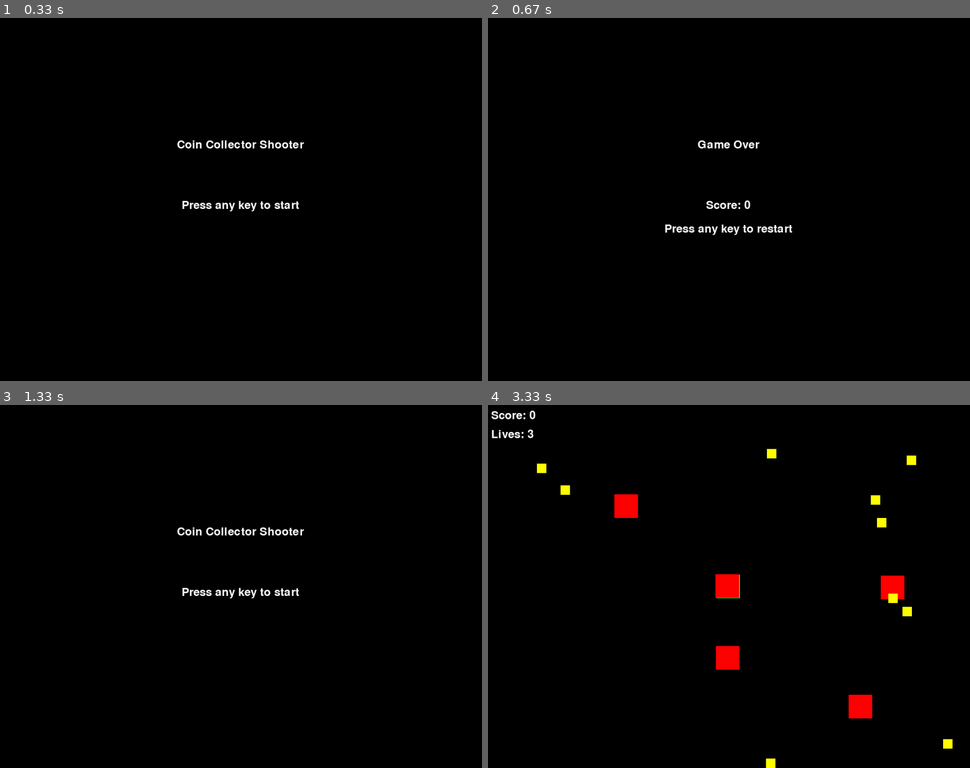
Above: before the commit, frames 1-4 (two rows, left to right).
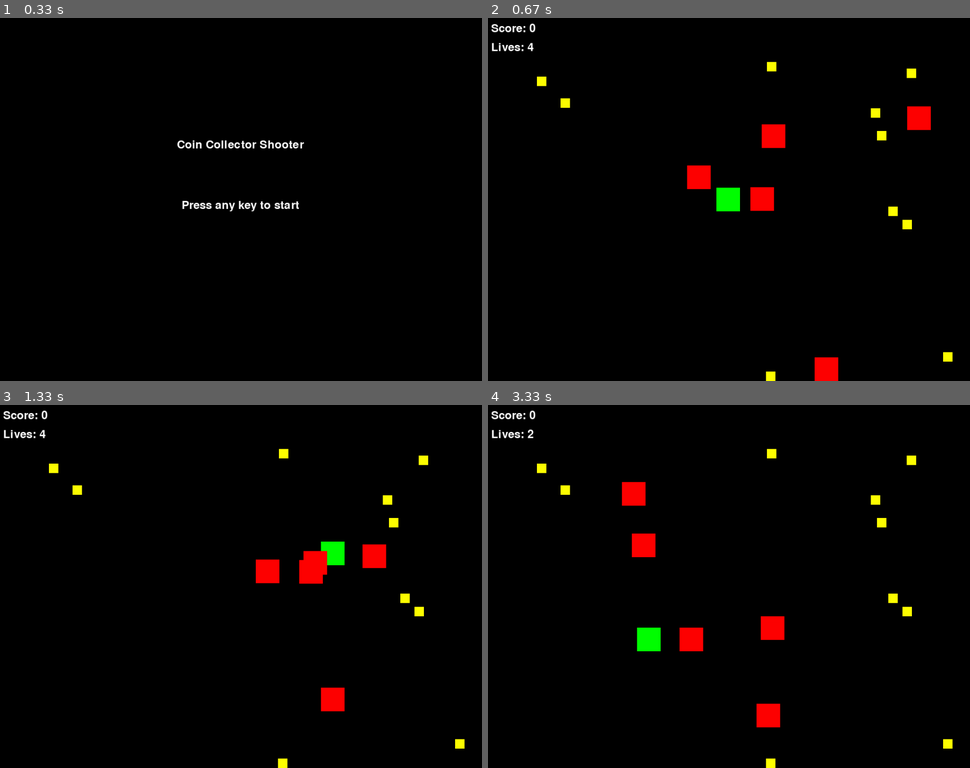
Above: after the commit, the same moments.

Repository: cclintonn/Pygame-Collectem
Game: pygame game, started from Main.py
The game is run twice, just before and just after one commit, with the same random seed, the same clock (stepped at 60 frames per second) and the same inputs.
Inputs:
- Up to frame 1 (0.33 s): no input
- Up to frame 2 (0.67 s): tap Enter at 0.33 s
- Up to frame 3 (1.33 s): hold Right 0.67-1.13 s; hold Up from 1.17 s (still down)
- Up to frame 4 (3.33 s): release Up at 1.47 s; hold Right 1.5-1.97 s; hold Left 2-2.53 s; hold Down 2.57-2.87 s; hold Left 2.9-3.3 s

Frame 1 is identical in both runs. In frame 2, 3.3% of the frame differs, in the area x 0-97%, y 1-100%; in frame 3, 3.2%; in frame 4, 3.4%, in the area x 8-87%, y 6-89%.

Commit message:
Final Revision

Diff:
--- a/Main.py
+++ b/Main.py
@@ -29,8 +29,10 @@
         self.image.fill((0, 255, 0))
         self.rect = self.image.get_rect()
         self.rect.center = (SCREEN_WIDTH // 2, SCREEN_HEIGHT // 2)
-        self.speed = 7 # Change speed
-        self.lives = 5 # Player starts with 5 lives
+        self.speed = 7
+        self.lives = 5
+        self.invincible = False
+        self.invincibility_timer = 0
 
     def update(self):
         keys = pygame.key.get_pressed()
@@ -53,6 +55,16 @@
         if self.rect.bottom > SCREEN_HEIGHT:
             self.rect.bottom = SCREEN_HEIGHT
 
+        # Manage invincibility frames
+        if self.invincible:
+            self.invincibility_timer -= 1
+            if self.invincibility_timer <= 0:
+                self.invincible = False
+
+    def become_invincible(self, duration):
+        self.invincible = True
+        self.invincibility_timer = duration
+
 # Enemy and Coin classes (same as before)
 class Enemy(pygame.sprite.Sprite):
     def __init__(self):
@@ -75,19 +87,6 @@
         if self.rect.y > player.rect.y:
             self.rect.y -= self.speed
 
-        # Prevent collision with other enemies
-        for enemy in enemies:
-            if enemy != self:
-                if self.rect.colliderect(enemy.rect):
-                    if self.rect.x < enemy.rect.x:
-                        self.rect.x -= self.speed
-                    if self.rect.x > enemy.rect.x:
-                        self.rect.x += self.speed
-                    if self.rect.y < enemy.rect.y:
-                        self.rect.y -= self.speed
-                    if self.rect.y > enemy.rect.y:
-                        self.rect.y += self.speed
-
 # Coin class
 class Coin(pygame.sprite.Sprite):
     def __init__(self):
@@ -97,6 +96,7 @@
         self.rect = self.image.get_rect()
         self.rect.x = random.randint(0, SCREEN_WIDTH)
         self.rect.y = random.randint(0, SCREEN_HEIGHT)
+
 # Start Screen
 def show_start_screen():
     screen.fill((0, 0, 0))
@@ -106,6 +106,7 @@
     screen.blit(instructions_text, (SCREEN_WIDTH // 2 - instructions_text.get_width() // 2, SCREEN_HEIGHT // 2))
     pygame.display.flip()
     wait_for_key()
+
 # End Screen
 def show_end_screen(score):
     screen.fill((0, 0, 0))
@@ -128,6 +129,13 @@
             if event.type == pygame.KEYUP:
                 waiting = False
 
+# Reset enemy positions
+def reset_enemy_positions():
+    for enemy in enemies:
+        enemy.rect.x = random.randint(0, SCREEN_WIDTH)
+        enemy.rect.y = random.randint(0, SCREEN_HEIGHT)
+
+# Main game loop
 player = Player()
 enemies = pygame.sprite.Group()
 coins = pygame.sprite.Group()
@@ -135,17 +143,6 @@
 
 all_sprites.add(player)
 
-for i in range(5):
-    enemy = Enemy()
-    enemies.add(enemy)
-    all_sprites.add(enemy)
-
-for i in range(10):
-    coin = Coin()
-    coins.add(coin)
-    all_sprites.add(coin)
-
-score = 0
 font = pygame.font.Font(None, 36)
 
 running = True
@@ -154,6 +151,23 @@
     player.lives = 5
     score = 0
 
+    # Reset enemy positions and coins
+    enemies.empty()
+    coins.empty()
+    all_sprites.empty()
+
+    all_sprites.add(player)
+
+    for i in range(5):
+        enemy = Enemy()
+        enemies.add(enemy)
+        all_sprites.add(enemy)
+
+    for i in range(10):
+        coin = Coin()
+        coins.add(coin)
+        all_sprites.add(coin)
+
     while player.lives > 0:
         for event in pygame.event.get():
             if event.type == pygame.QUIT:
@@ -162,11 +176,13 @@
 
         all_sprites.update()
 
-        # Check for collisions with enemies
-        if pygame.sprite.spritecollideany(player, enemies):
+        # Check for collisions with enemies if not invincible
+        if not player.invincible and pygame.sprite.spritecollideany(player, enemies):
             player.lives -= 1
             if player.lives > 0:
                 player.rect.center = (SCREEN_WIDTH // 2, SCREEN_HEIGHT // 2)
+                player.become_invincible(60)  # Invincibility for 1 second
+                reset_enemy_positions()
 
         # Check for collisions with coins
         coins_collected = pygame.sprite.spritecollide(player, coins, True)
